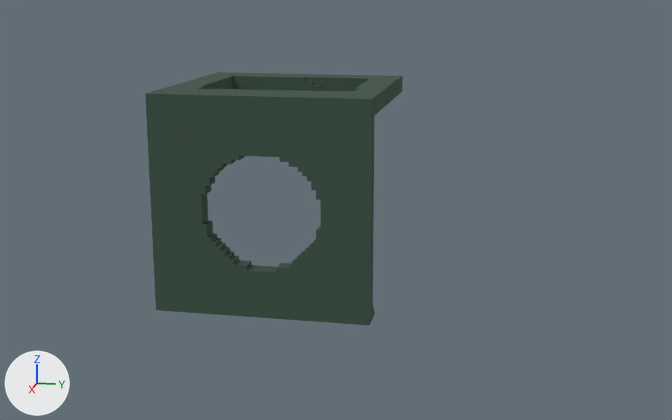
An edit to the glTF model GLTF/chunk-model-1-1.gltf, drawn before and after from the same camera.
One viewpoint serves both versions: a camera (50 mm lens) standing at (216.8, 55.8, 73.8) and looking at (26.2, 17.7, 26.2). Lighting does not change. The marker at lower left points along +X, +Y and +Z.

In view in the first picture: '00-Local'.
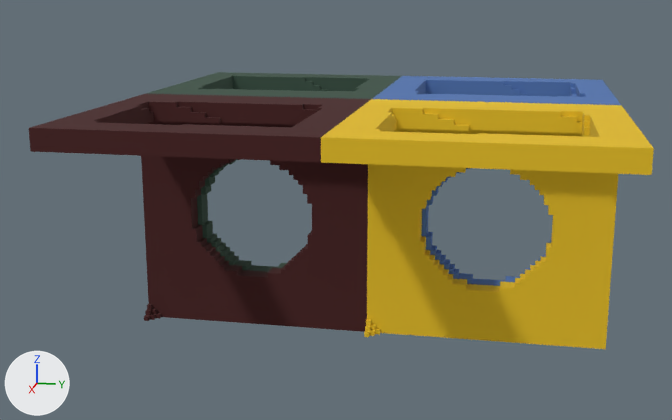
The newer file is also turned or shifted as a whole; pictures and numbers use the older file's frame.

Changed parts and their boxes (x1, y1, x2, y2) in the pictures (672 x 420 px):
```json
{"object": "00-Local.003", "change": "added", "after": [321, 99, 654, 349]}
{"object": "00-Local.002", "change": "added", "after": [29, 94, 371, 332]}
{"object": "00-Local.001", "change": "added", "after": [373, 76, 621, 286]}
{"object": "00-Local", "change": "unchanged, covered by the edit", "before": [145, 72, 403, 325], "after": [146, 72, 402, 272]}
```

Scene script edits in JSON lines:
```json
{"op": "add", "block": "img_image_0_003", "code": ["img_image_0_003 = load_image('Image_0.003', '_unpacked/Image_0.003', 128, 64, 'sRGB')"]}
{"op": "add", "block": "img_image_0_002", "code": ["img_image_0_002 = load_image('Image_0.002', '_unpacked/Image_0.002', 128, 64, 'sRGB')"]}
{"op": "add", "block": "img_image_0_001", "code": ["img_image_0_001 = load_image('Image_0.001', '_unpacked/Image_0.001', 128, 64, 'sRGB')"]}
{"op": "add", "block": "mat_00_material_007", "code": ["mat_00_material_007 = bpy.data.materials.new('00-Material.007')", "# uses the picture img_image_0_003", "# uses the picture img_image_1"]}
{"op": "add", "block": "mat_00_material_006", "code": ["mat_00_material_006 = bpy.data.materials.new('00-Material.006')", "# uses the picture img_image_0_002", "# uses the picture img_image_1"]}
{"op": "add", "block": "mat_00_material_005", "code": ["mat_00_material_005 = bpy.data.materials.new('00-Material.005')", "# uses the picture img_image_0_001", "# uses the picture img_image_1"]}
{"op": "add", "block": "me_00_mesh_007", "code": ["me_00_mesh_007 = bpy.data.meshes.new('00-Mesh.007')", "me_00_mesh_007.from_pydata(...)  # 375 vertices, 510 faces; spans x -25.0..25.0, y -25.0..25.0, z -25.0..25.0", "me_00_mesh_007.materials.append(mat_00_material_007)"]}
{"op": "add", "block": "me_00_mesh_006", "code": ["me_00_mesh_006 = bpy.data.meshes.new('00-Mesh.006')", "me_00_mesh_006.from_pydata(...)  # 375 vertices, 510 faces; spans x -25.0..25.0, y -25.0..25.0, z -25.0..25.0", "me_00_mesh_006.materials.append(mat_00_material_006)"]}
{"op": "add", "block": "me_00_mesh_005", "code": ["me_00_mesh_005 = bpy.data.meshes.new('00-Mesh.005')", "me_00_mesh_005.from_pydata(...)  # 375 vertices, 510 faces; spans x -25.0..25.0, y -25.0..25.0, z -25.0..25.0", "me_00_mesh_005.materials.append(mat_00_material_005)"]}
{"op": "add", "block": "ob_00_local_003", "code": ["ob_00_local_003 = bpy.data.objects.new('00-Local.003', me_00_mesh_007)", "ob_00_local_003.location = (50.0, 50.0, 25.0)", "ob_00_local_003.rotation_euler = (3.142, 0.0, 0.0)  # degrees (180, 0, 0)", "ob_00_local_003.scale = (-1.0, -1.0, -1.0)"]}
{"op": "add", "block": "ob_00_local_002", "code": ["ob_00_local_002 = bpy.data.objects.new('00-Local.002', me_00_mesh_006)", "ob_00_local_002.location = (50.0, 0.0, 25.0)", "ob_00_local_002.rotation_euler = (3.142, 0.0, 0.0)  # degrees (180, 0, 0)", "ob_00_local_002.scale = (-1.0, -1.0, -1.0)"]}
{"op": "add", "block": "ob_00_local_001", "code": ["ob_00_local_001 = bpy.data.objects.new('00-Local.001', me_00_mesh_005)", "ob_00_local_001.location = (0.0, 50.0, 25.0)", "ob_00_local_001.rotation_euler = (0.0, -3.142, 0.0)  # degrees (0, -180, 0)", "ob_00_local_001.scale = (-1.0, -1.0, -1.0)"]}
```
